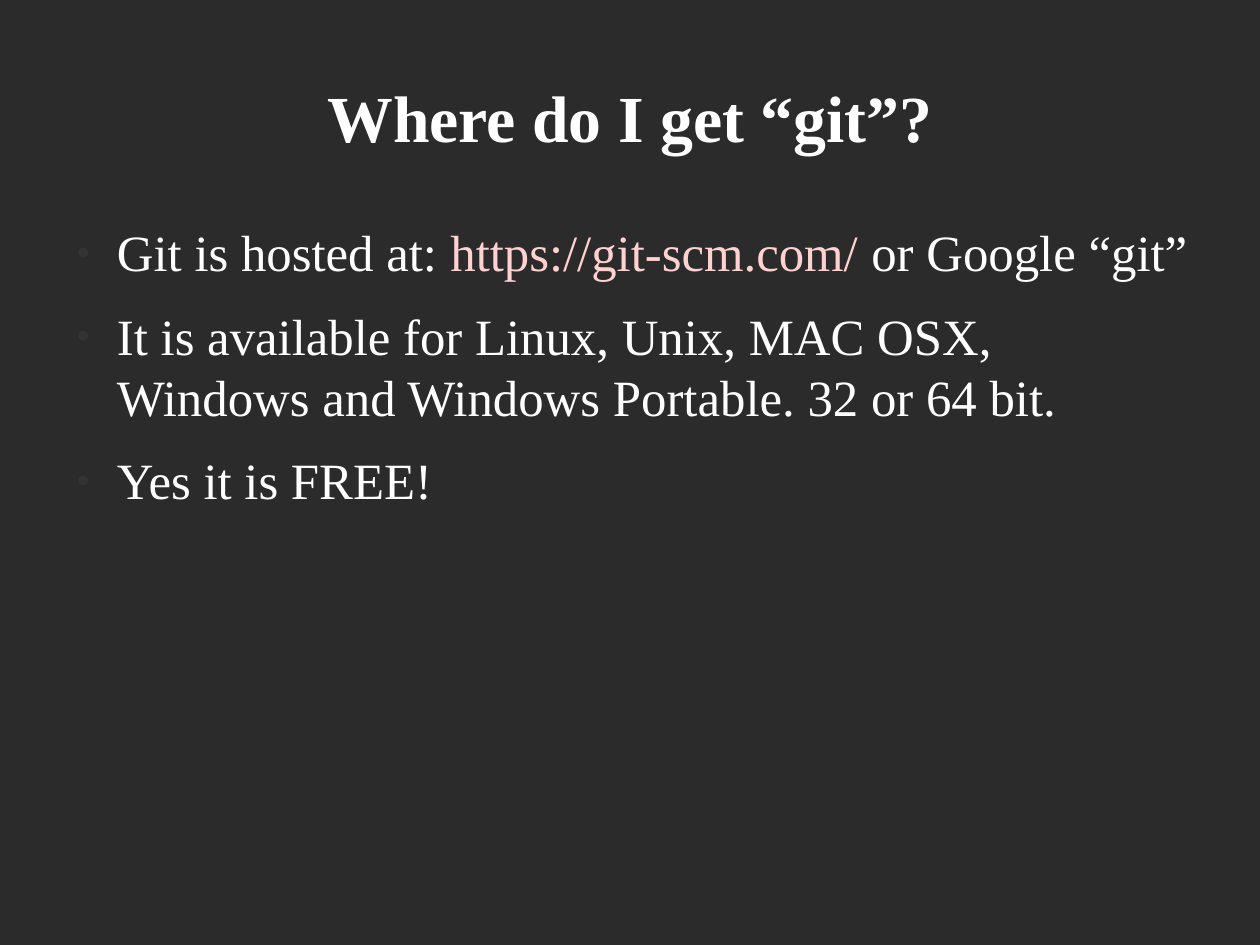
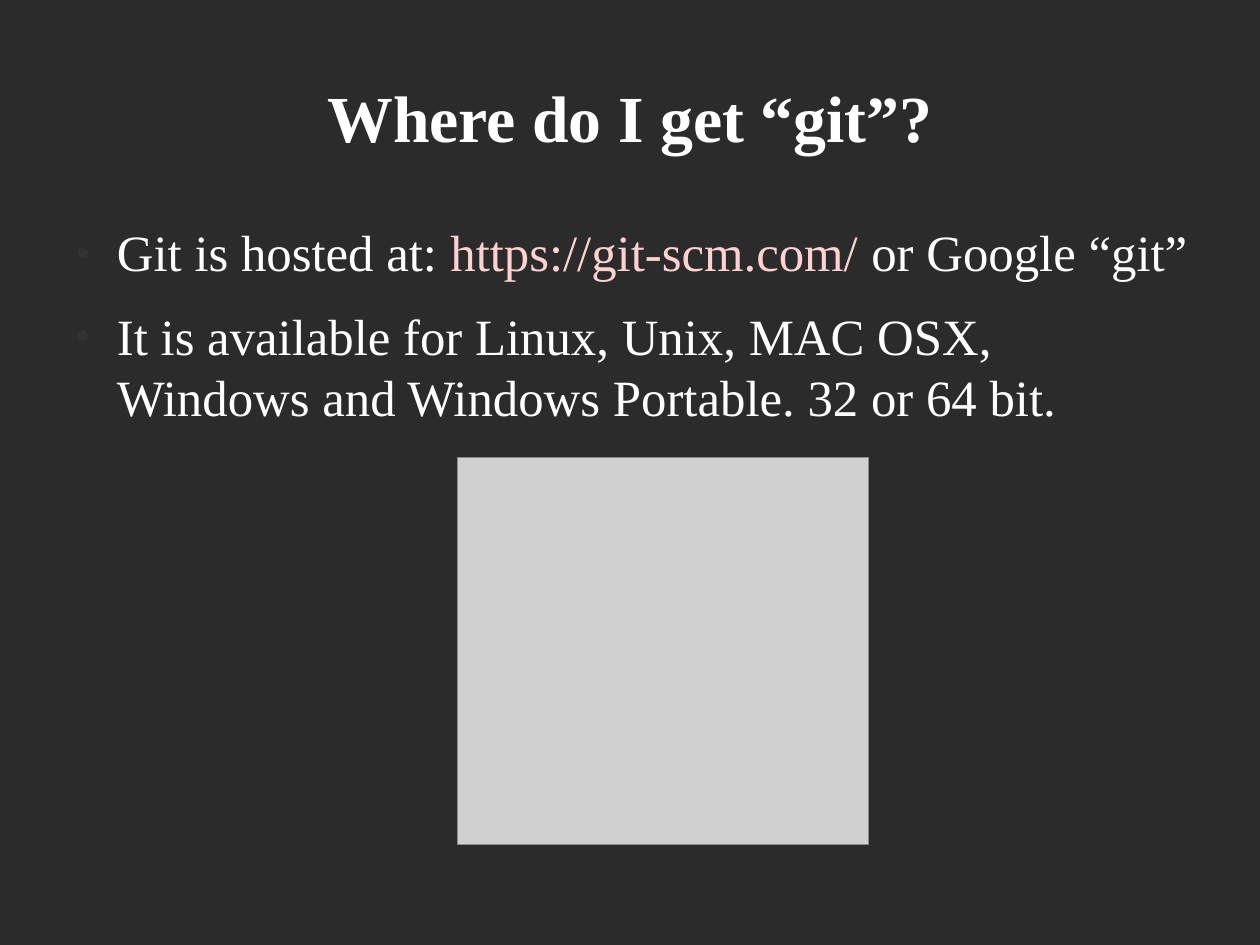
Before and after one commit to PeterCamilleri/ideas, a slide deck: slide 7 of Talks/DPCUC_Talk_20_03_12.odp. Drawn at 1260x945 pixels with LibreOffice and Linux fonts; fonts in the diff are those of the drawing; grey boxes stand for pictures; background and template pictures are left out; a plain dark background stands for a picture behind light text. Boxes give left, top, right and bottom in pixels: in the first picture for what was removed or moved away, otherwise in the second. Text is boxed around its words. In the diff, an @@ line names an element or a change of style, - is before the commit and + after.

```diff
--- a/Talks/DPCUC_Talk_20_03_12.odp
+++ b/Talks/DPCUC_Talk_20_03_12.odp
@@ text at [117, 465, 432, 500]: paragraph removed @@
-● Yes it is FREE!
@@ picture added at [457, 457, 869, 845] @@
```
Also in this commit, not shown: 1 other slide changed, 3 slides added, 3 slides removed, 1 other file.
